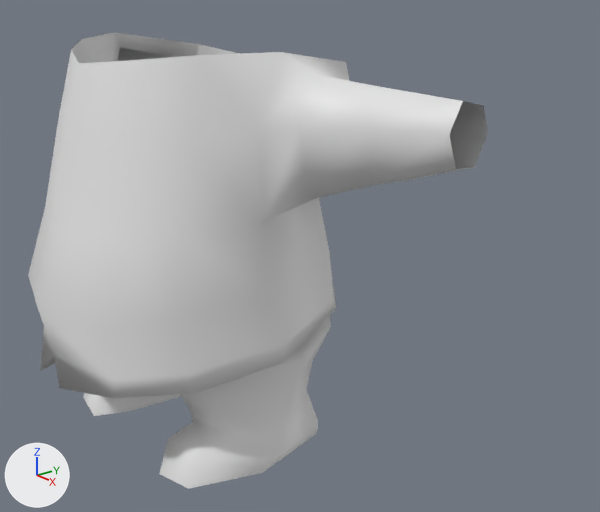
The Blender file blender/Larry.blend, before and after one commit.
Before and after are seen from a camera (50 mm lens) standing at (7.34, -4.87, 4.81) and looking at (0.78, 0.4, 1.93). Arrows for +X, +Y and +Z are at lower left; the lights stay in place.
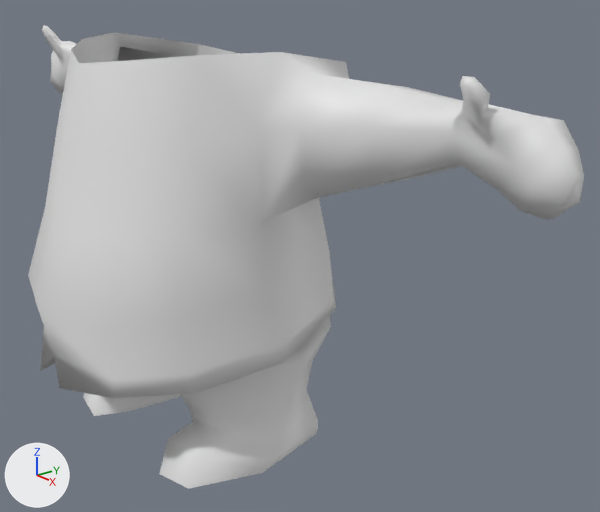
Where the change shows, as pixel boxes (x1, y1, x2, y2) in the pictures (600 x 512 px):
'Cube.001', reshaped (21% wider): before (28, 32, 488, 489); after (28, 25, 584, 489)
part 1 of me_cube, built on: before (117, 46, 488, 200); after (42, 25, 584, 219)

Edits to the bpy script that builds the scene:
```text
Change me_cube:
    used by ob_cube_001; location = (0.0, 0.0, 0.0)
    remove me_cube.from_pydata(...)  # 119 vertices, 101 faces; spans x -3.33..0.0, y -2.19..1.2, z -0.03..4.15
    add me_cube.from_pydata(...)  # 153 vertices, 137 faces; spans x -4.28..0.0, y -2.19..1.2, z -0.03..4.15
    me_cube part 1
    10 vertices move from x -3.33..-2.43, y -0.29..0.36, z 3.13..3.94 to x -3.32..-2.4, y -0.21..0.37, z 3.13..3.94
    34 vertices are added at x -4.28..-3.35, y -0.42..0.25, z 3.16..4.13
    36 new faces join them
```
